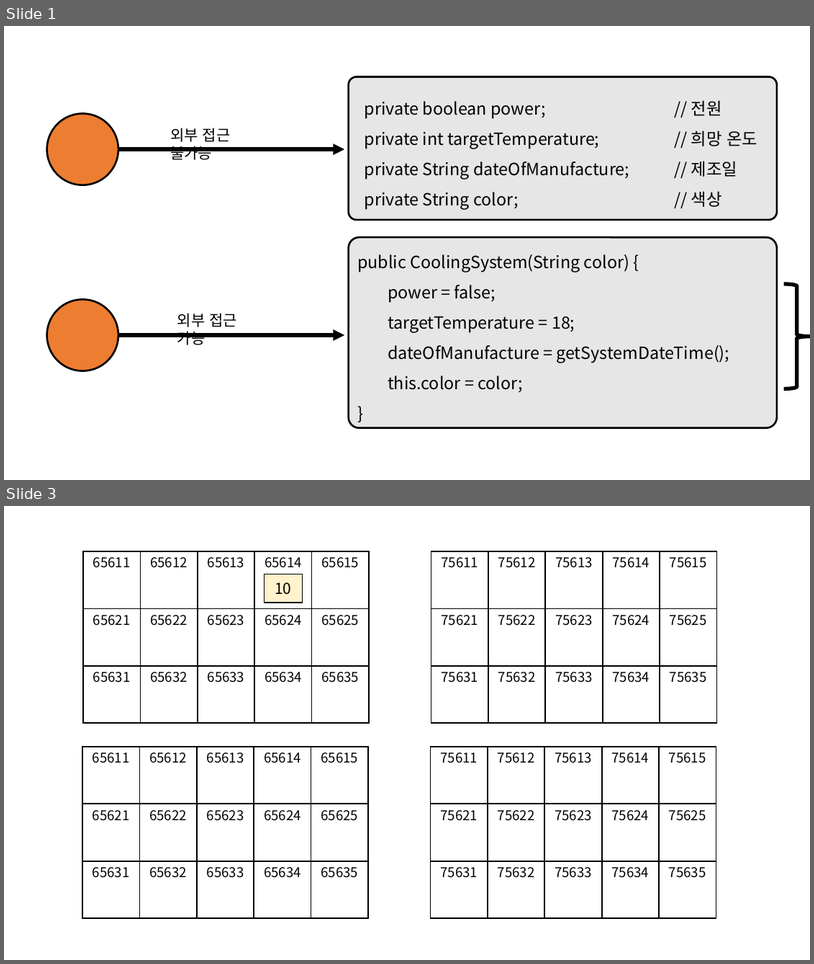
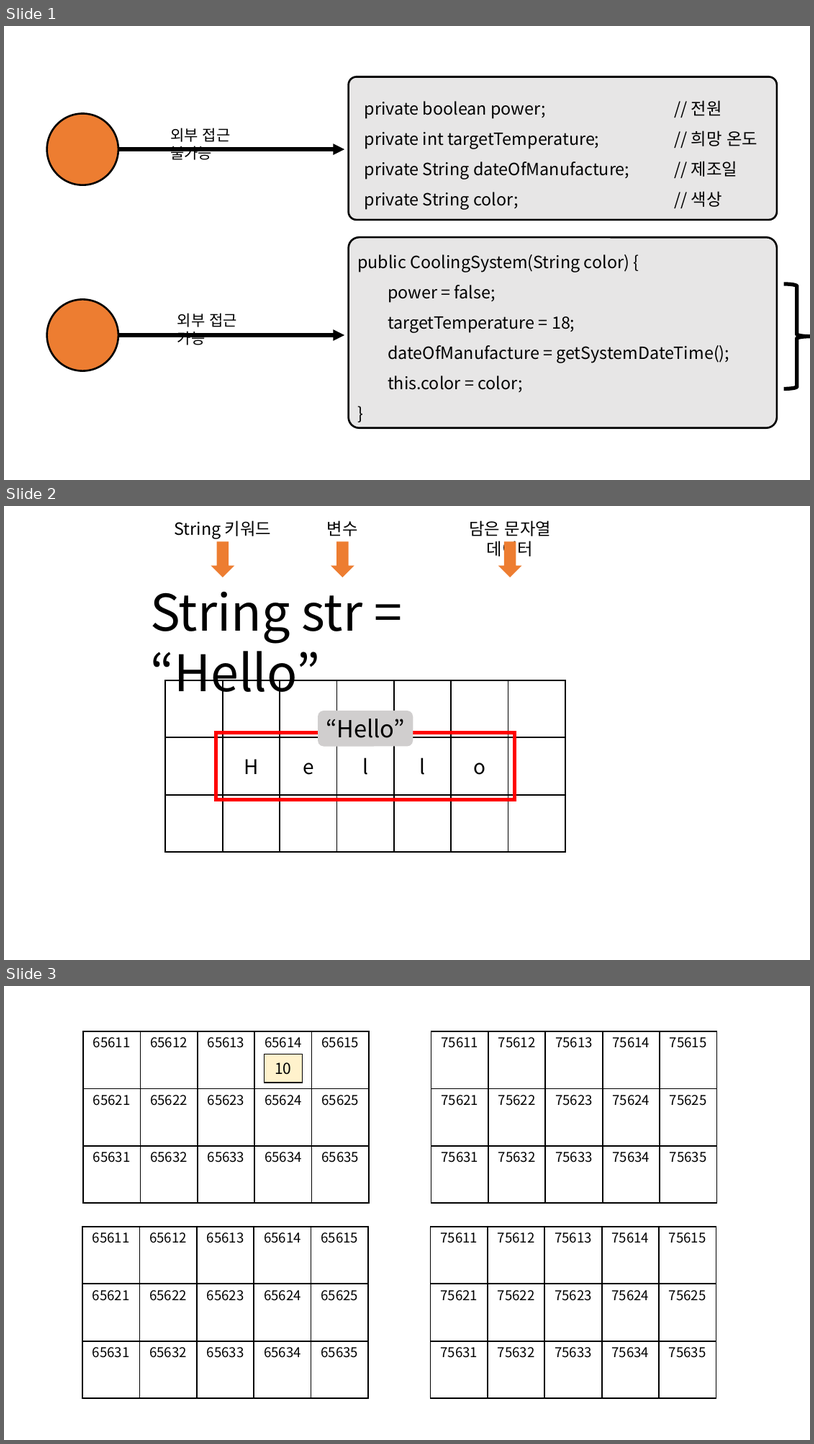
Before and after one commit to ho8566z/daily_log, a slide deck: create_notion_img.pptx. Shown one above the other, each under a label of ours: slides 1 and 3 before the commit, slides 1, 2 and 3 after it; the slides between them are not shown. The pictures are 814x964 and 814x1444 pixels, drawn with LibreOffice and Linux fonts; fonts in the diff are those of the drawing. Boxes give left, top, right and bottom in pixels: in the first picture for what was removed or moved away, otherwise in the second. Text is boxed around its words. In the diff, an @@ line names an element or a change of style, - is before the commit and + after.

```diff
--- a/create_notion_img.pptx
+++ b/create_notion_img.pptx
@@ slide 2 added at bbox=[4, 506, 810, 960], background #FFFFFF @@
@@ group added at bbox=[150, 520, 566, 852]: 22 rectangles, 4 texts, 3 down arrows, 1 rounded rectangle @@
+String str = “Hello”
+String 키워드
+변수
+담은 문자열 데이터
+e
+l
+l
+o
+H
+“Hello”
```
Also in this commit, not shown: 1 slide removed, 13 other files.
